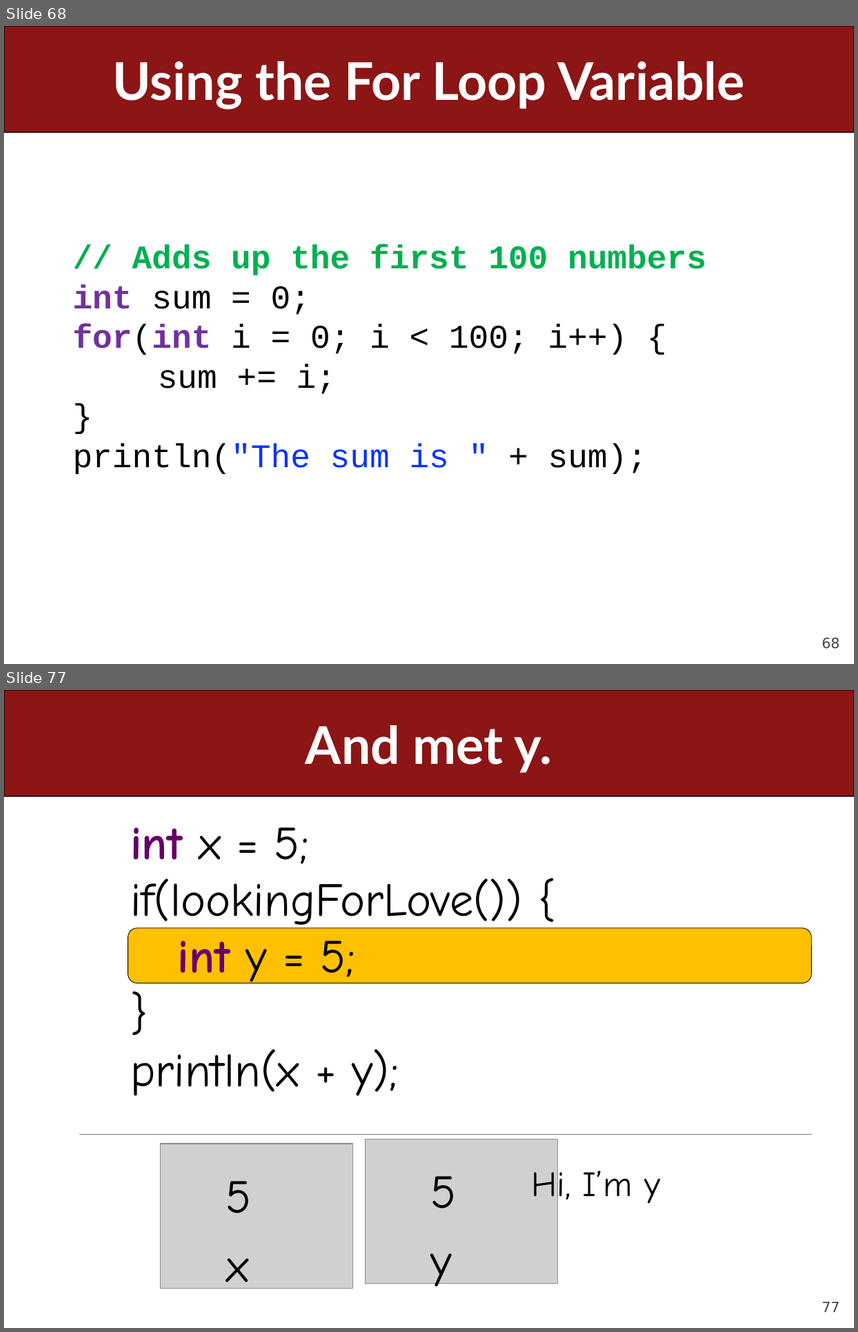
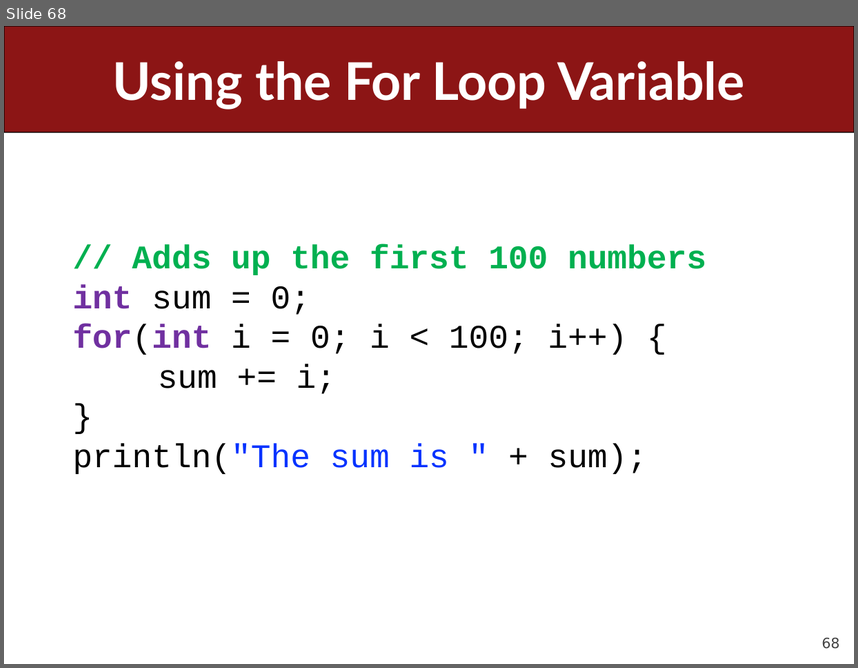
Before and after one commit to ckincaid17/cs106a-summer-2018, a slide deck: WWW/lectures/Lecture5/Lecture5.pptx. Shown one above the other, each under a label of ours: slides 68 and 77 before the commit, slide 68 after it; the slides between them are not shown. The pictures are 858x1332 and 858x668 pixels, drawn with LibreOffice and Linux fonts; fonts in the diff are those of the drawing; grey boxes stand for pictures. Boxes give left, top, right and bottom in pixels: in the first picture for what was removed or moved away, otherwise in the second. Text is boxed around its words. In the diff, an @@ line names an element or a change of style, - is before the commit and + after.

```diff
--- a/WWW/lectures/Lecture5/Lecture5.pptx
+++ b/WWW/lectures/Lecture5/Lecture5.pptx
@@ slide 77 removed at <box>4,690,854,1328</box>, background #FFFFFF; not listed: 2 template elements that a slide beside it also shows @@
@@ title removed at <box>306,725,553,773</box> @@
-And met y.
@@ text removed at <box>130,827,522,1096</box> @@
-int x = 5;
-if(lookingForLove()) {
-int y = 5;
-}
-println(x + y);
@@ rounded rectangle removed at <box>128,928,811,983</box> @@
@@ line removed from (79, 1134) to (811, 1134) @@
@@ picture removed at <box>161,1143,352,1288</box> @@
@@ picture removed at <box>366,1138,557,1283</box> @@
@@ text removed at <box>532,1165,660,1208</box> @@
-Hi, I’m y
@@ text removed at <box>225,1181,251,1213</box> @@
-5
@@ text removed at <box>430,1176,456,1208</box> @@
-5
@@ text removed at <box>226,1258,248,1296</box> @@
-x
@@ text removed at <box>431,1253,452,1291</box> @@
-y
```
Also in this commit, not shown: 12 slides changed, 44 other slides removed, 4 other files.
